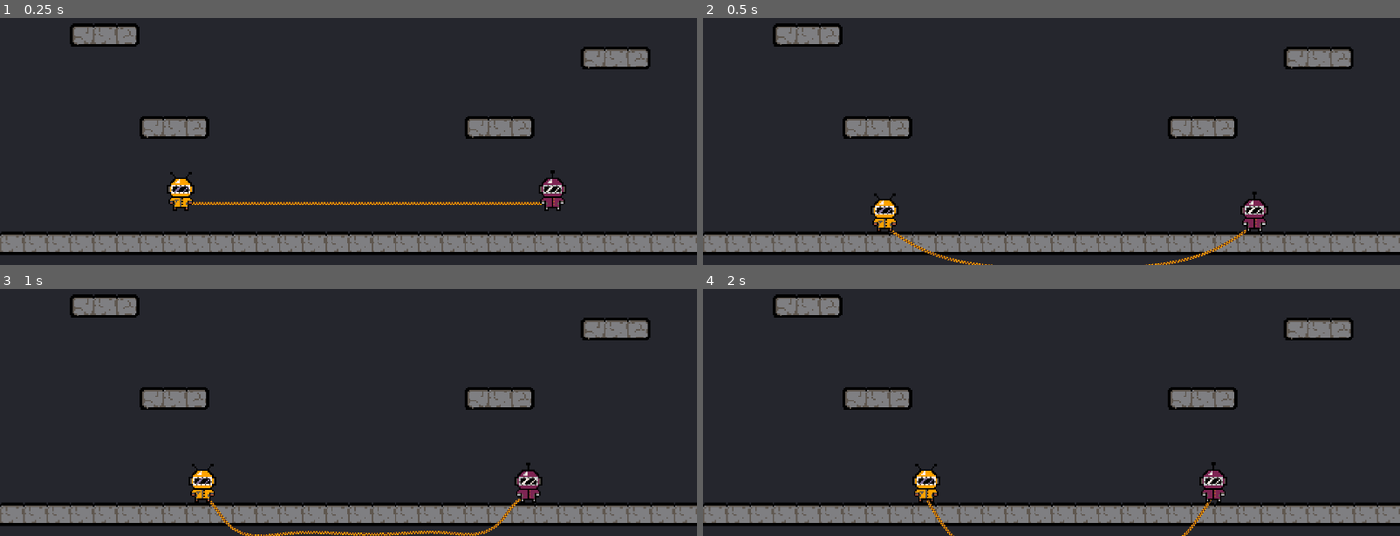
Above: before the commit, frames 1-4 (two rows, left to right).
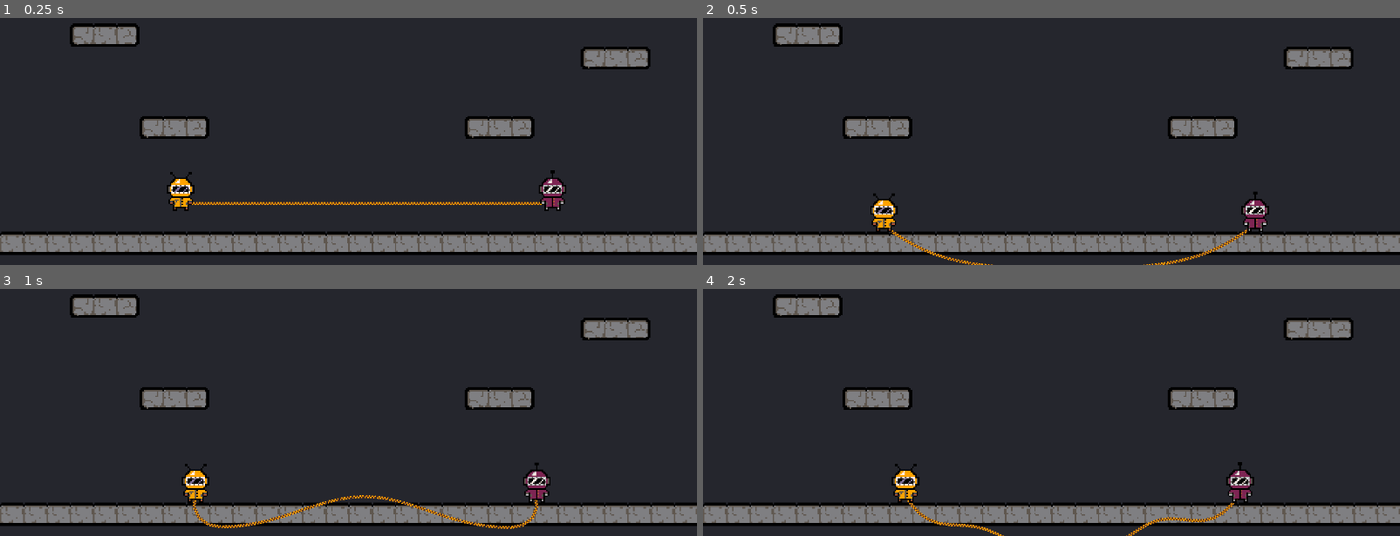
Above: after the commit, the same moments.

Repository: MiikaVirpio/PushingRope
Game: Godot game, scene res://Scenes/world.tscn
Same seed, same stepped clock (60 frames per second), same inputs: the game is played once before the commit and once after it.
Inputs:
- Up to frame 1 (0.25 s): no input
- Up to frame 2 (0.5 s): no input
- Up to frame 3 (1 s): no input
- Up to frame 4 (2 s): no input

Frame 1 is identical in both runs. In frame 2, 0.6% of the frame differs, in the area x 24-82%, y 70-100%; in frame 3, 2.2%, in the area x 26-79%, y 70-100%; in frame 4, 2.1%.

Commit message:
Player changes

Diff:
--- a/Scenes/player1.tscn
+++ b/Scenes/player1.tscn
@@ -4,7 +4,7 @@
 [ext_resource type="Texture2D" uid="uid://omoa8cyvwnql" path="res://Assets/Sprites/Player/Player1.png" id="2_ndhuy"]
 
 [sub_resource type="PhysicsMaterial" id="PhysicsMaterial_cvnsp"]
-friction = 0.0
+friction = 0.1
 
 [sub_resource type="CapsuleShape2D" id="CapsuleShape2D_rliju"]
 radius = 8.0
--- a/Scenes/player2.tscn
+++ b/Scenes/player2.tscn
@@ -4,7 +4,7 @@
 [ext_resource type="Texture2D" uid="uid://dh10vndqgp7f8" path="res://Assets/Sprites/Player/Player2.png" id="2_x88p5"]
 
 [sub_resource type="PhysicsMaterial" id="PhysicsMaterial_cvnsp"]
-friction = 0.0
+friction = 0.1
 
 [sub_resource type="CapsuleShape2D" id="CapsuleShape2D_rliju"]
 radius = 8.0
--- a/Scripts/player.gd
+++ b/Scripts/player.gd
@@ -8,7 +8,7 @@
 # Onready variables
 # Variables
 var move_force := 10000.0
-var jump_force := 10000.0
+var jump_force := 5000.0
 var player_state := STATES.IDLE
 
 # Custom functions
Not shown: 1 places in Scenes/rope.tscn that only renumber resources
Not shown: 1 places in Scenes/world.tscn that only renumber resources
